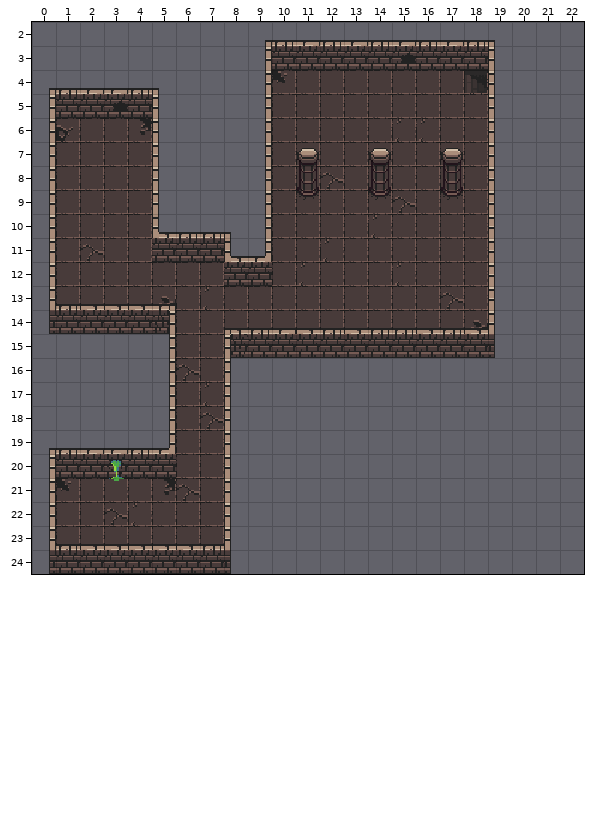
Tiled map: public/maps/level01map.tmx. The first picture shows the starting point.
Cells are 16x16 px. Shown: x 0..22, y 2..24.
And afterwards:
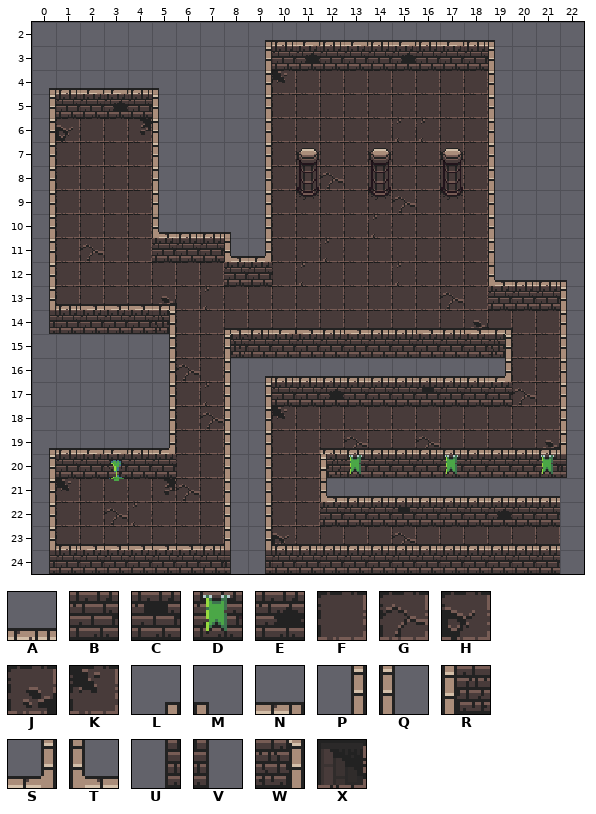
Key: from "tileset": A 2, B 9, C 17, D 22, E 24, F 29, G 30, H 36, J 38, K 44, L 49, M 50, N 52, P 56, Q 57, R 58, S 60, T 61, U 63, V 64, W 67, X 82.
_ is an empty cell.
Change:
{"where": "layer \"belowplayer\""}
{"y":3,"x":11,"old":"B","new":"E"}
{"y":13,"x":19,"old":"___","new":"BBB"}
{"y":14,"x":19,"old":"___","new":"FFF"}
{"y":15,"x":20,"old":"__","new":"FF"}
{"y":16,"x":20,"old":"__","new":"FF"}
{"y":17,"x":10,"old":"____________","new":"BBEBBBCBBBGF"}
{"y":18,"x":10,"old":"____________","new":"KFFFFFFFFFFF"}
{"y":19,"x":10,"old":"____________","new":"FFFGFFGFFFFJ"}
{"y":20,"x":10,"old":"__","new":"FF"}
{"y":21,"x":10,"old":"__","new":"FF"}
{"y":22,"x":10,"old":"____________","new":"FFBBBCBBBEBB"}
{"y":23,"x":10,"old":"____________","new":"HFFFFGFFFFFF"}
{"where": "layer \"world\""}
{"y":12,"x":19,"old":"Q___","new":"TAAM"}
{"y":13,"x":19,"old":"Q","new":"_"}
{"y":13,"x":22,"old":"_","new":"Q"}
{"y":14,"x":19,"old":"Q","new":"_"}
{"y":14,"x":22,"old":"_","new":"Q"}
{"y":15,"x":19,"old":"V","new":"W"}
{"y":15,"x":22,"old":"_","new":"Q"}
{"y":16,"x":9,"old":"___________","new":"LAAAAAAAAAS"}
{"y":16,"x":22,"old":"_","new":"Q"}
{"y":17,"x":9,"old":"_","new":"P"}
{"y":17,"x":22,"old":"_","new":"Q"}
{"y":18,"x":9,"old":"_","new":"P"}
{"y":18,"x":22,"old":"_","new":"Q"}
{"y":19,"x":9,"old":"_","new":"P"}
{"y":19,"x":22,"old":"_","new":"Q"}
{"y":20,"x":9,"old":"_","new":"P"}
{"y":20,"x":12,"old":"___________","new":"RDBBBDBBBDV"}
{"y":21,"x":9,"old":"_","new":"P"}
{"y":21,"x":12,"old":"__________","new":"TAAAAAAAAA"}
{"y":22,"x":9,"old":"_","new":"P"}
{"y":23,"x":9,"old":"_","new":"P"}
{"y":24,"x":9,"old":"_____________","new":"UBBBBBBBBBBBB"}
{"where": "layer \"nextLevel\" (now hidden)"}
{"y":4,"x":18,"old":"X","new":"_"}
{"where": "layer \"aboveplayer\""}
{"y":14,"x":19,"old":"_","new":"N"}
{"y":19,"x":12,"old":"__________","new":"AAAAAAAAAA"}
{"y":23,"x":10,"old":"____________","new":"AAAAAAAAAAAA"}
{"label":"changed","picture_box":[305,53,320,63]}
{"label":"removed","picture_box":[464,70,488,94]}
{"label":"changed","picture_box":[265,263,567,574]}
